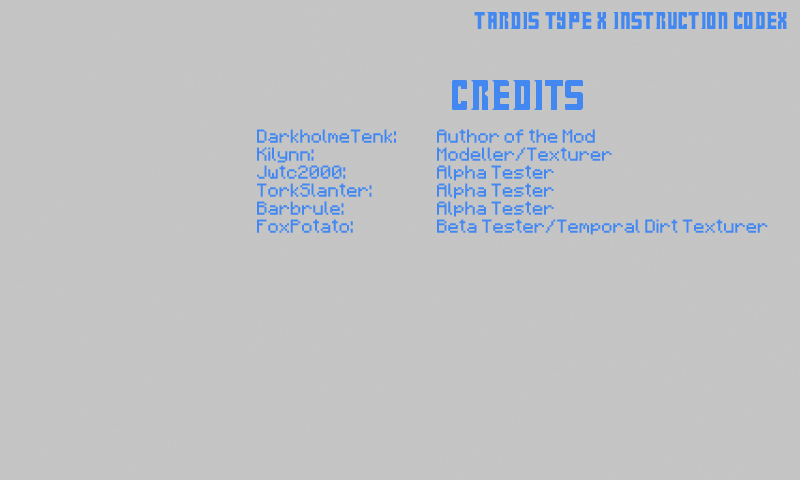
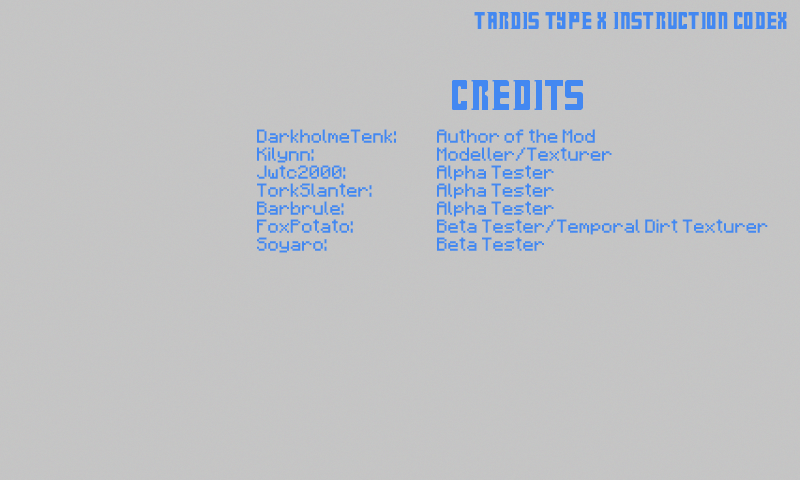
The second 800x480 image is a revision of the first. Changes to its layers:
painted on "Credits DarkholmeTenk: Author of the Mod Kilynn: Modeller" over [257,237,544,253]
